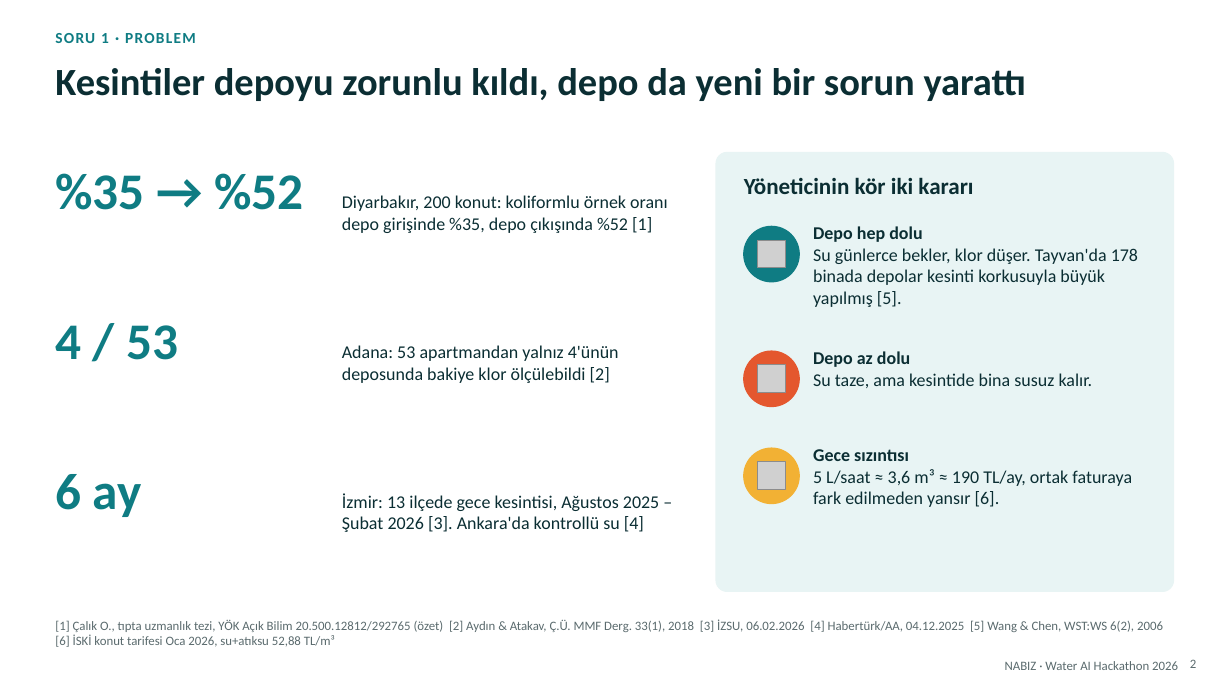
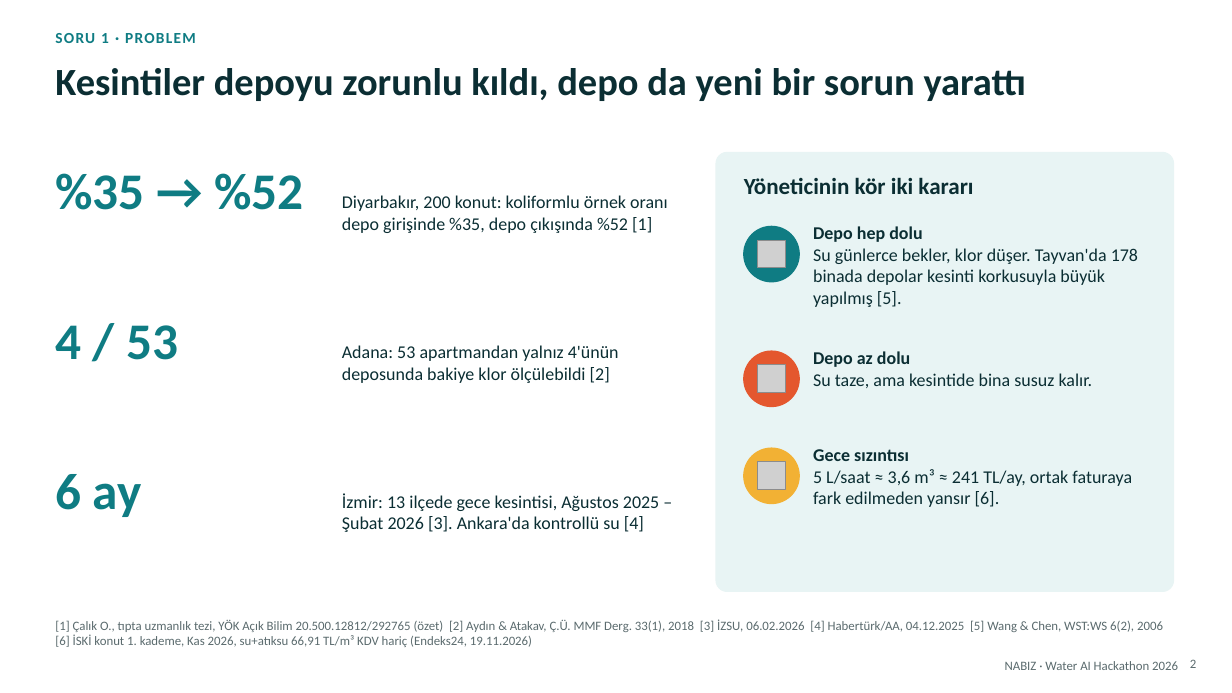
Before and after one commit to ugurfurkanyesil-rgb/wilo-hackathon, a slide deck: slide 2 of teslim/NABIZ_Proje_Fikri.pptx. Drawn at 1232x693 pixels with LibreOffice and Linux fonts; fonts in the diff are those of the drawing; grey boxes stand for pictures. Boxes give left, top, right and bottom in pixels: in the first picture for what was removed or moved away, otherwise in the second. Text is boxed around its words. In the diff, an @@ line names an element or a change of style, - is before the commit and + after.

```diff
--- a/teslim/NABIZ_Proje_Fikri.pptx
+++ b/teslim/NABIZ_Proje_Fikri.pptx
@@ text at [813, 469, 1132, 507]: text changed @@
-5 L/saat ≈ 3,6 m³ ≈ 190 TL/ay, ortak faturaya fark edilmeden yansır [6].
+5 L/saat ≈ 3,6 m³ ≈ 241 TL/ay, ortak faturaya fark edilmeden yansır [6].
@@ text at [55, 619, 1163, 647]: text changed @@
-[1] Çalık O., tıpta uzmanlık tezi, YÖK Açık Bilim 20.500.12812/292765 (özet) [2] Aydın & Atakav, Ç.Ü. MMF Derg. 33(1), 2018 [3] İZSU, 06.02.2026 [4] Habertürk/AA, 04.12.2025 [5] Wang & Chen, WST:WS 6(2), 2006 [6] İSKİ konut tarifesi Oca 2026, su+atıksu 52,88 TL/m³
+[1] Çalık O., tıpta uzmanlık tezi, YÖK Açık Bilim 20.500.12812/292765 (özet) [2] Aydın & Atakav, Ç.Ü. MMF Derg. 33(1), 2018 [3] İZSU, 06.02.2026 [4] Habertürk/AA, 04.12.2025 [5] Wang & Chen, WST:WS 6(2), 2006 [6] İSKİ konut 1. kademe, Kas 2026, su+atıksu 66,91 TL/m³ KDV hariç (Endeks24, 19.11.2026)
```
Also in this commit, not shown: 4 other slides changed, 11 other files.
